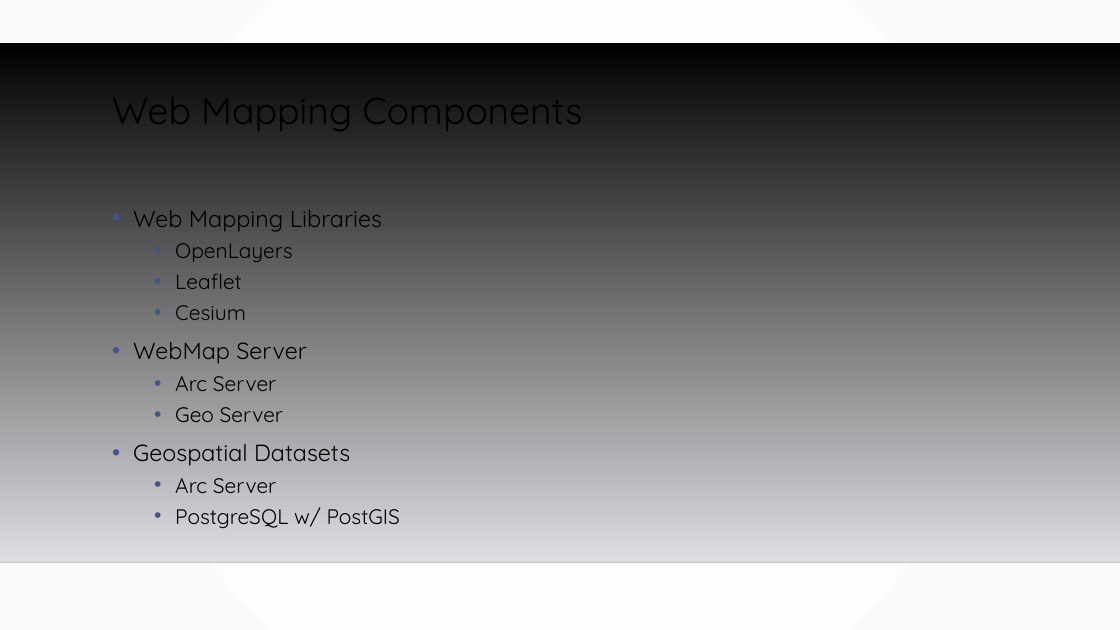
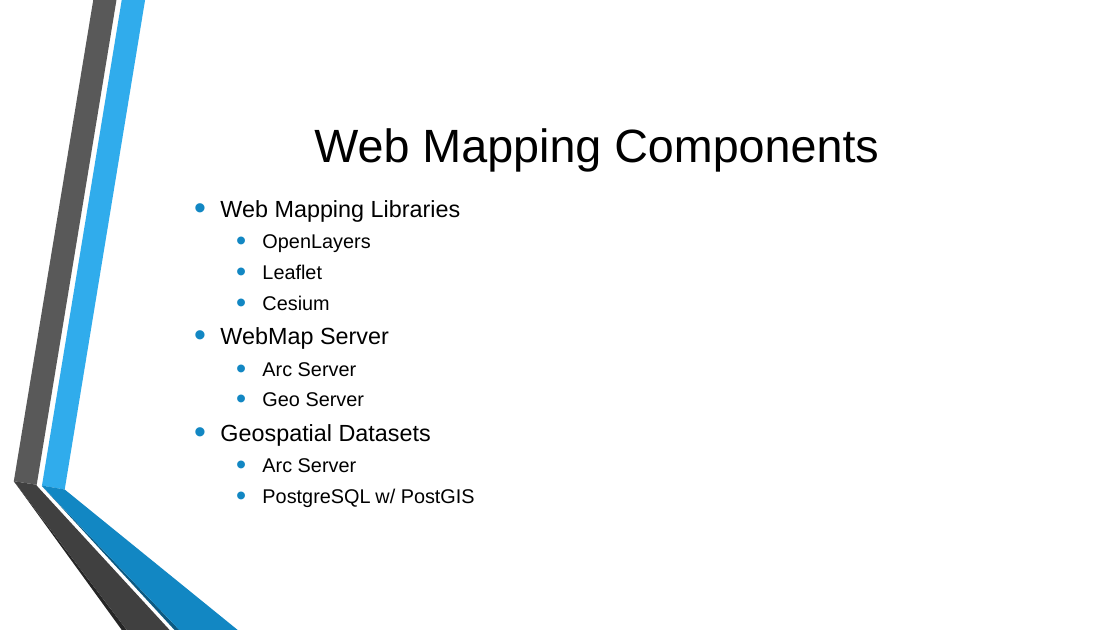
Before and after one commit to MGIS-UMN/GIS5577_week10, a slide deck: slide 4 of WebMapping_Backend.odp. Drawn at 1120x630 pixels with LibreOffice and Linux fonts; fonts in the diff are those of the drawing; background and template pictures are left out. Boxes give left, top, right and bottom in pixels: in the first picture for what was removed or moved away, otherwise in the second. Text is boxed around its words. In the diff, an @@ line names an element or a change of style, - is before the commit and + after.

```diff
--- a/WebMapping_Backend.odp
+++ b/WebMapping_Backend.odp
@@ background gradient #FFFFFF to #FAFAFA to picture (left out) @@
@@ freeform shape removed at (0,43,1120,562) @@
@@ title "Web Mapping Components": place and size @@
-title "Web Mapping Components" at (112,80,582,135)
+title "Web Mapping Components" at (314,128,878,171)
@@ title "Web Mapping Components" at (314,128,878,171): size 32 to 40 pt, font Quicksand to Arial; alignment left to centre; line spacing 0.9 to 1; vertical alignment top to middle @@
@@ text "Web Mapping Libraries": place and size @@
-text "Web Mapping Libraries" at (133,210,400,528)
+text "Web Mapping Libraries" at (220,200,475,507)
@@ text "Web Mapping Libraries" at (220,200,475,507): font Quicksand to Arial; size 18 to 17 pt in "OpenLayers", "Leaflet", "Cesium", "Arc Server" and 3 more places; indent changed; line spacing 1 to 0.8; more space between paragraphs; bullet colour #415588 to #1287C3; vertical alignment top to middle @@
@@ group added at (13,0,238,630): 6 freeform shapes @@
@@ line removed from (0, 562) to (1120, 562) @@
```
Also in this commit, not shown: 12 other slides changed, 1 other file.
